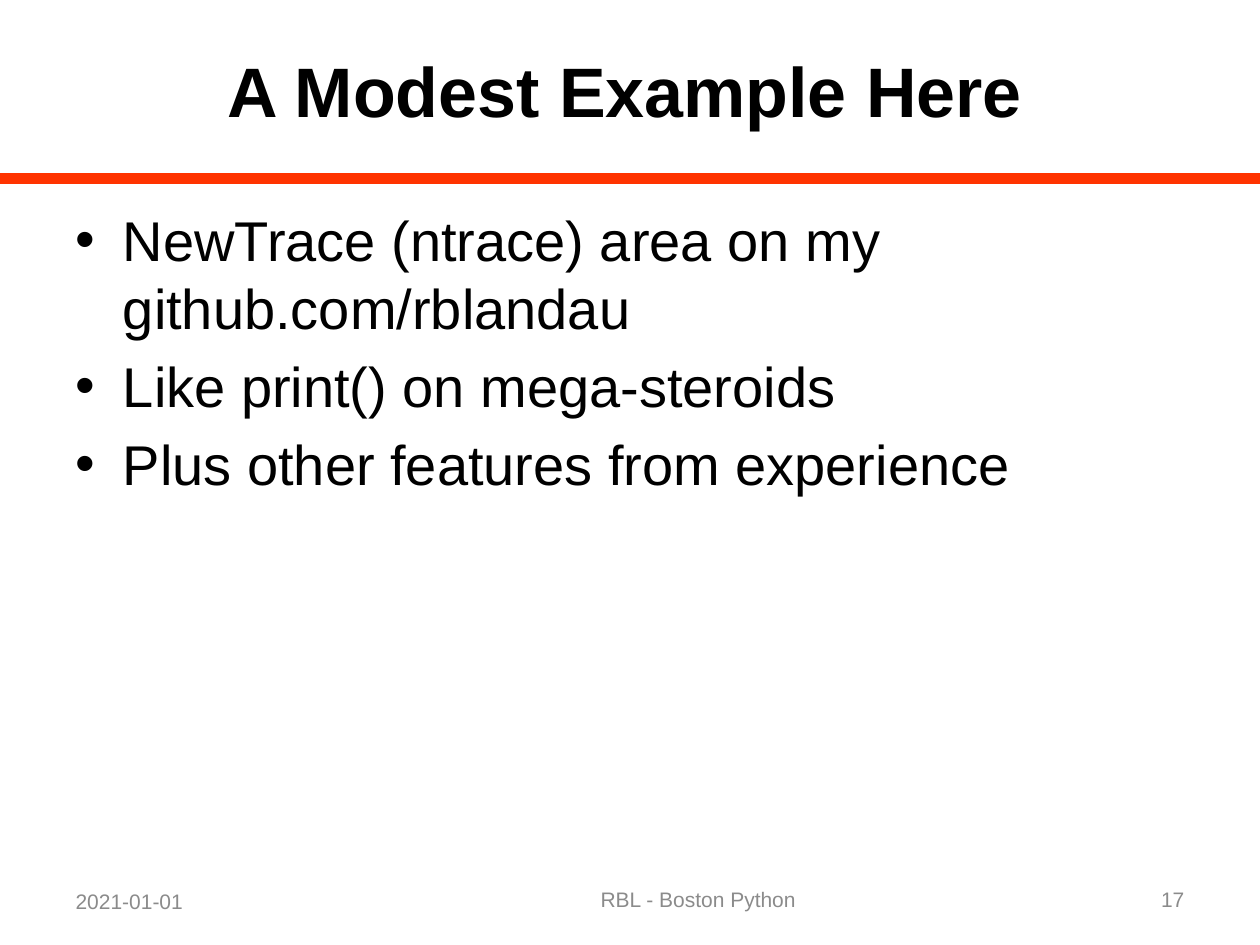
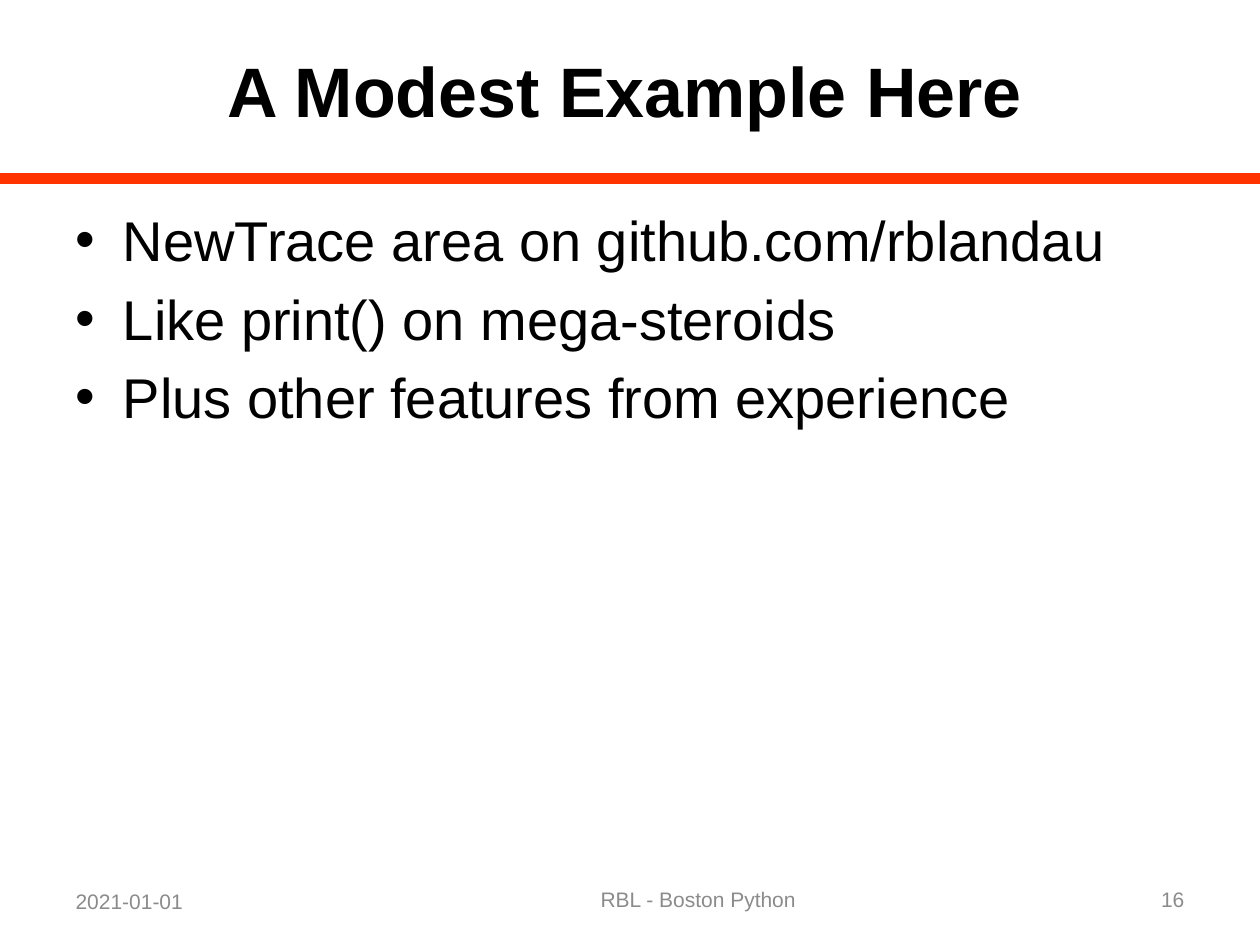
Before and after one commit to rblandau/NewTrace, a slide deck: slide 16 of docs/OfflineDebugging/A Dinosaur and a Python 02.pptx (slide 17 before the commit). Drawn at 1260x945 pixels with LibreOffice and Linux fonts; fonts in the diff are those of the drawing. Boxes give left, top, right and bottom in pixels: in the first picture for what was removed or moved away, otherwise in the second. Text is boxed around its words. In the diff, an @@ line names an element or a change of style, - is before the commit and + after.

```diff
--- a/docs/OfflineDebugging/A Dinosaur and a Python 02.pptx
+++ b/docs/OfflineDebugging/A Dinosaur and a Python 02.pptx
@@ text at (123,220,1104,272): text changed @@
-• NewTrace (ntrace) area on my github.com/rblandau
+• NewTrace area on github.com/rblandau
@@ page number at (1161,892,1184,907): text changed @@
-17
+16
```
Also in this commit, not shown: 2 other slides changed, 1 slide removed, 1 other file.
